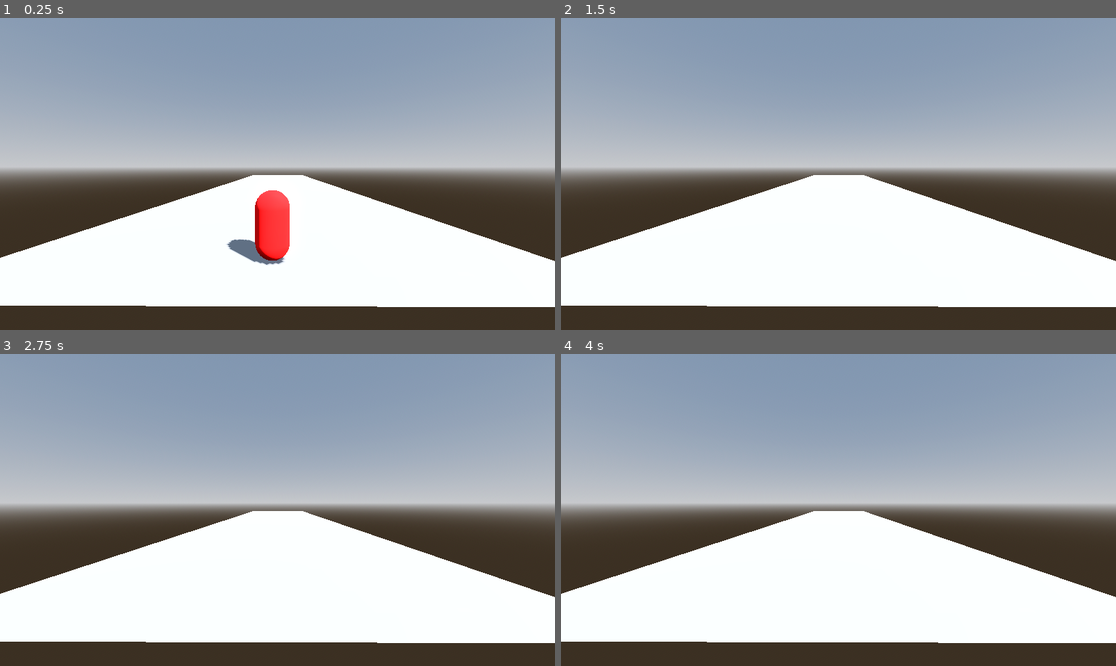
Above: before the commit, frames 1-4 (two rows, left to right).
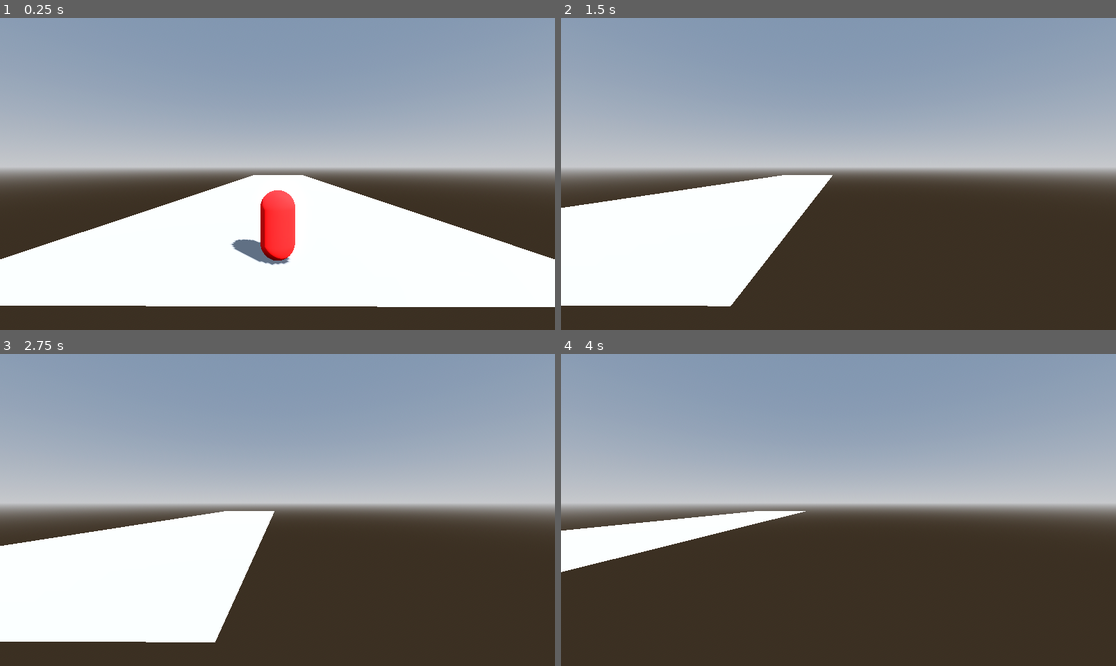
Above: after the commit, the same moments.

Repository: jeff-kwak/on-the-run
Game: Godot game, scene res://stages/world.tscn
Same seed, same stepped clock (60 frames per second), same inputs: the game is played once before the commit and once after it.
Inputs:
- Up to frame 1 (0.25 s): no input
- Up to frame 2 (1.5 s): tap Enter at 0.5 s; hold D (right) 0.53-1.28 s; tap Space (jump) at 0.77 s; hold A (left) from 1.28 s (still down)
- Up to frame 3 (2.75 s): tap Space (jump) at 1.52 s; release A (left) at 2.03 s; hold D (right) from 2.03 s (still down)
- Up to frame 4 (4 s): tap Space (jump) at 3.02, 3.77 s; release D (right) at 3.53 s; hold A (left) from 3.53 s (still down)

The runs differ from the first frame. In frame 1, 1.0% of the frame differs, in the area x 0-100%, y 50-80%; in frame 2, 23%; in frame 3, 21%; in frame 4, 33%, in the area x 0-100%, y 50-93%.

Commit message:
feature: basic follow camera

Diff:
--- /dev/null
+++ b/game/follow-camera.gd
@@ -0,0 +1,34 @@
+extends Camera3D
+
+
+enum MoveMode { IDLE, PHYSICS }
+
+
+@export var target: Node3D = null
+@export var speed: float = 16.0
+@export var move_mode: MoveMode = MoveMode.IDLE
+
+
+var _target_vector: Vector3 = Vector3.ZERO
+
+
+func _process(delta):
+    if move_mode != MoveMode.IDLE:
+        return
+
+    _move(delta)
+
+func _physics_process(delta):
+    if move_mode != MoveMode.PHYSICS:
+        return
+
+    _move(delta)
+
+
+func _move(delta: float) -> void:
+
+    var direction = target.position - position
+    _target_vector.x = direction.x
+
+    if not direction.is_zero_approx():
+        position += _target_vector * speed * delta
--- a/stages/world.tscn
+++ b/stages/world.tscn
@@ -1,6 +1,7 @@
-[gd_scene load_steps=7 format=3 uid="uid://ch4uwiqg3qyf6"]
+[gd_scene load_steps=8 format=3 uid="uid://ch4uwiqg3qyf6"]
 
 [ext_resource type="PackedScene" uid="uid://d4ao3ybu05lxu" path="res://characters/player/player.tscn" id="1_31jbd"]
+[ext_resource type="Script" path="res://game/follow-camera.gd" id="2_ftpau"]
 
 [sub_resource type="ProceduralSkyMaterial" id="ProceduralSkyMaterial_6x7lq"]
 sky_horizon_color = Color(0.64625, 0.65575, 0.67075, 1)
@@ -45,5 +46,9 @@
 [node name="Player" parent="." instance=ExtResource("1_31jbd")]
 transform = Transform3D(1, 0, 0, 0, 1, 0, 0, 0, 1, 0, 1, 62)
 
-[node name="FollowCamera" type="Camera3D" parent="."]
+[node name="FollowCamera" type="Camera3D" parent="." node_paths=PackedStringArray("target")]
 transform = Transform3D(0.99999, -0.000153029, 0.00438201, 0, 0.999391, 0.0349008, -0.00438468, -0.0349005, 0.999381, 0.168858, 2.66577, 67.796)
+script = ExtResource("2_ftpau")
+target = NodePath("../Player")
+speed = 8.0
+move_mode = 1
Not shown, changed: README.md
